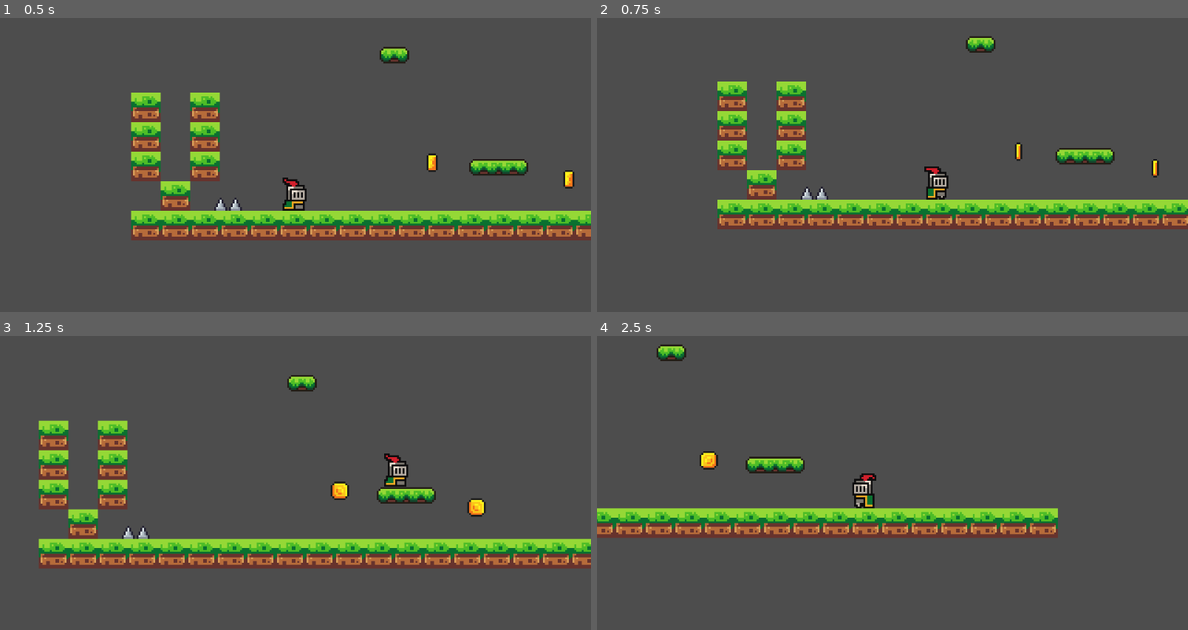
Above: before the commit, frames 1-4 (two rows, left to right).
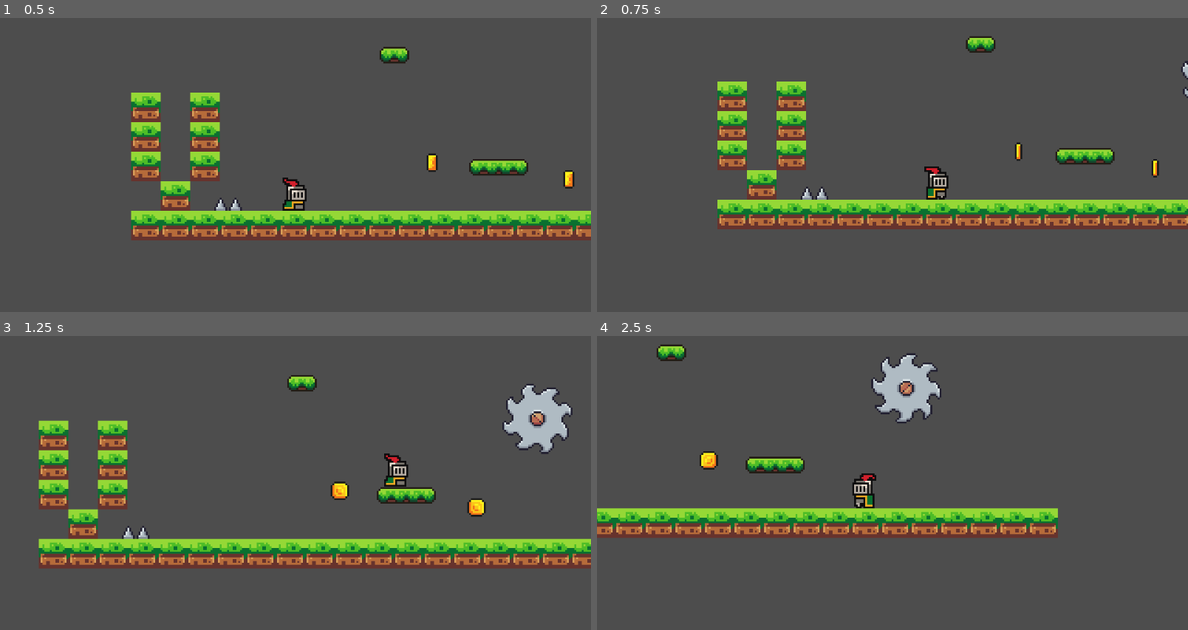
Above: after the commit, the same moments.

Repository: Parth-Agrawal2412/knight_on_the_platform_Source_code
Game: Godot game, scene res://Scenes/game.tscn
Same seed, same stepped clock (60 frames per second), same inputs: the game is played once before the commit and once after it.
Inputs:
- Up to frame 1 (0.5 s): no input
- Up to frame 2 (0.75 s): hold Right (Right) from 0.53 s (still down)
- Up to frame 3 (1.25 s): keep holding Right (Right); tap Space (Jump) at 0.77 s
- Up to frame 4 (2.5 s): tap Space (Jump) at 1.52 s; release Right (Right) at 2.03 s; hold Left (Left) from 2.03 s (still down)

Frame 1 is identical in both runs. In frame 2, less than 0.1% of the frame differs, in the area x 98-100%, y 14-28%; in frame 3, 1.7%; in frame 4, 1.8%, in the area x 46-59%, y 5-30%.

Commit message:
put saw in game scene

Diff:
--- a/Scenes/game.tscn
+++ b/Scenes/game.tscn
@@ -7,6 +7,7 @@
 [ext_resource type="PackedScene" uid="uid://b116al2ohfr6d" path="res://Scenes/coin.tscn" id="5_wowpa"]
 [ext_resource type="PackedScene" uid="uid://di6yad0i43mhw" path="res://Scenes/one_way_platform.tscn" id="6_i6g32"]
 [ext_resource type="PackedScene" uid="uid://d3warworf3q7u" path="res://Scenes/moving_platform.tscn" id="7_1l0tm"]
+[ext_resource type="PackedScene" uid="uid://cm5noef88lk3e" path="res://Scenes/saw.tscn" id="8_v158k"]
 
 [sub_resource type="TileSetAtlasSource" id="TileSetAtlasSource_bxopa"]
 texture = ExtResource("4_3dryh")
@@ -105,3 +106,6 @@
 
 [node name="Moving_Platform" parent="." unique_id=220793849 instance=ExtResource("7_1l0tm")]
 position = Vector2(142.56467, 31.334303)
+
+[node name="Saw" parent="." unique_id=664013397 instance=ExtResource("8_v158k")]
+position = Vector2(270, 47)
